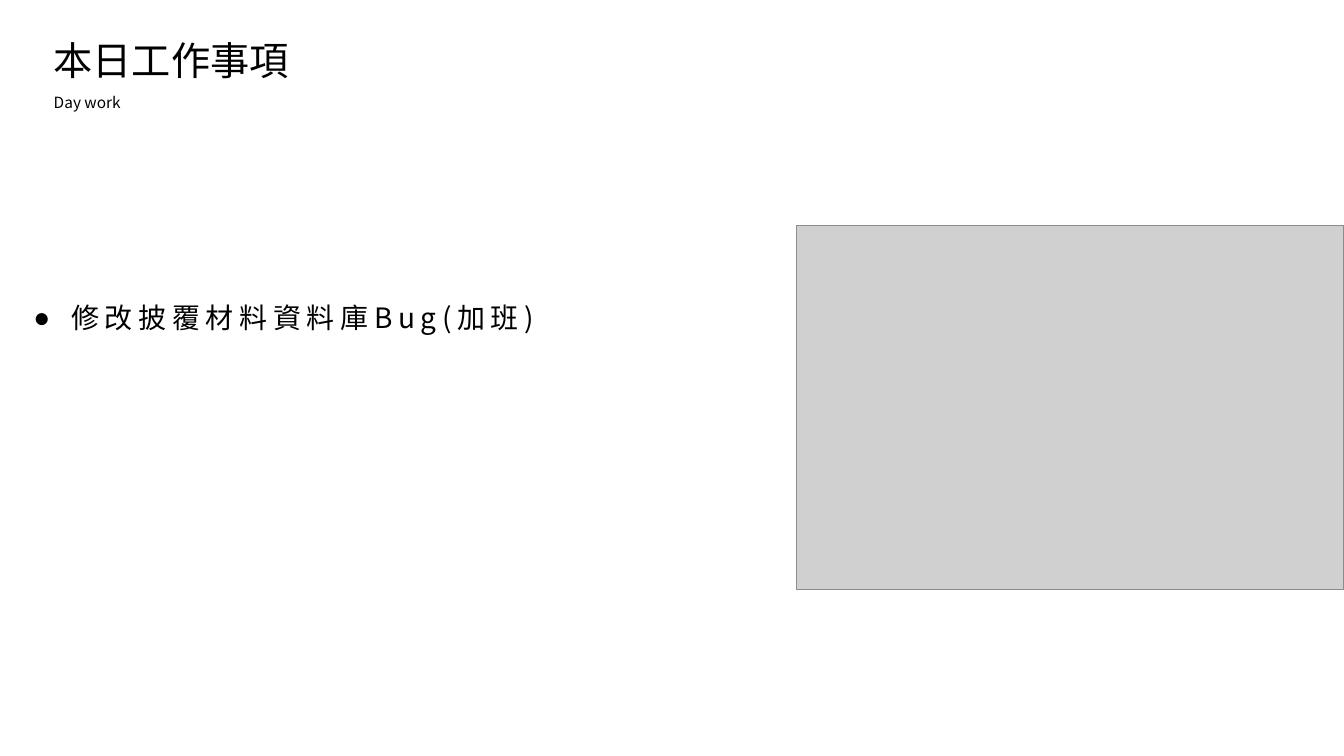
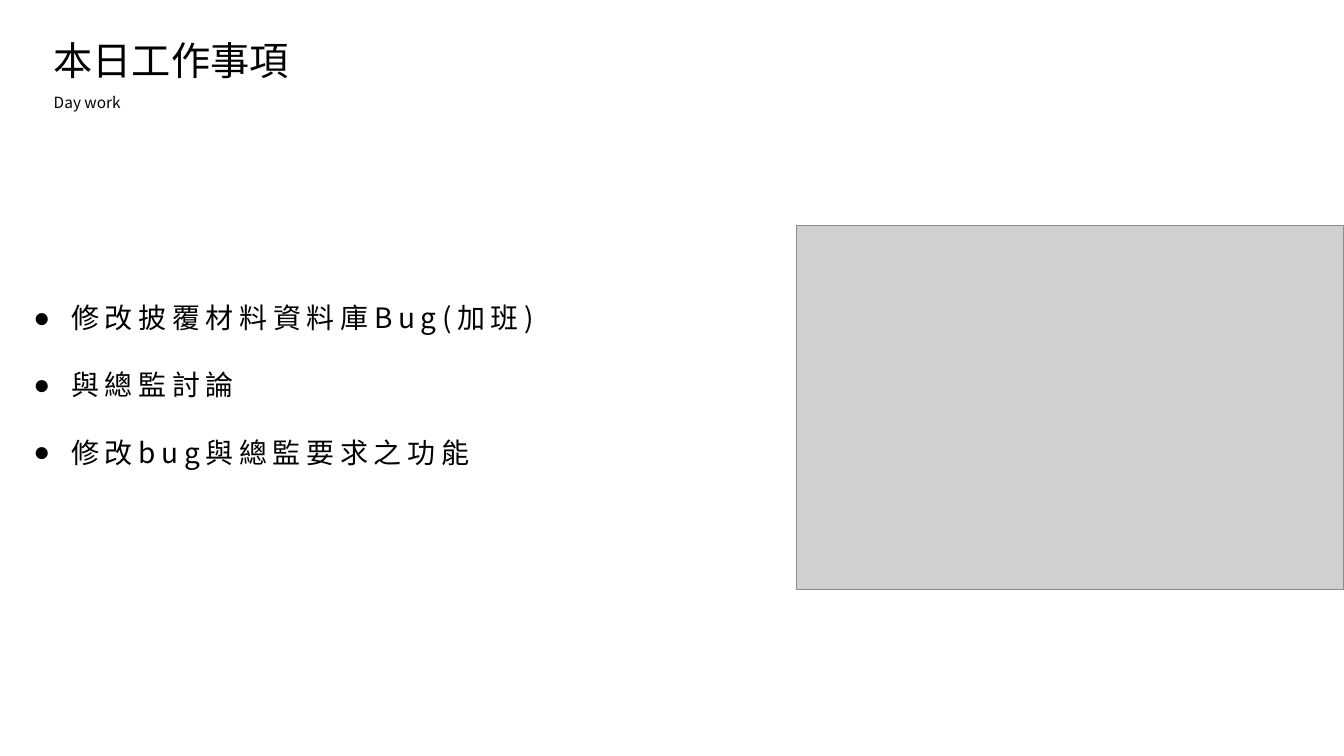
Before and after one commit to king637324/KnowledgeGreenhouseSystem, a slide deck: slide 2 of 工作日報_葉柏漢/2021.08/2021.08.24(加班)~2021.08.25工作日報_葉柏漢.pptx. Drawn at 1344x756 pixels with LibreOffice and Linux fonts; fonts in the diff are those of the drawing; grey boxes stand for pictures. Boxes give left, top, right and bottom in pixels: in the first picture for what was removed or moved away, otherwise in the second. Text is boxed around its words. In the diff, an @@ line names an element or a change of style, - is before the commit and + after.

```diff
--- a/工作日報_葉柏漢/2021.08/2021.08.24(加班)~2021.08.25工作日報_葉柏漢.pptx
+++ b/工作日報_葉柏漢/2021.08/2021.08.24(加班)~2021.08.25工作日報_葉柏漢.pptx
@@ text at [71,371,469,470]: paragraphs added @@
+● 與總監討論
+● 修改bug與總監要求之功能
```
Also in this commit, not shown: 1 other slide changed, 2 slides added, 9 other files.
